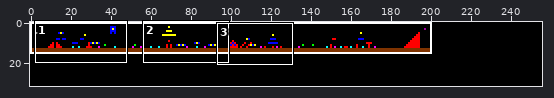
Two versions of one sprite sheet, src/media/maps/Map 1.png. The first picture is a wide view before the edit; the outline marks the close-up.
Close-up. Before:
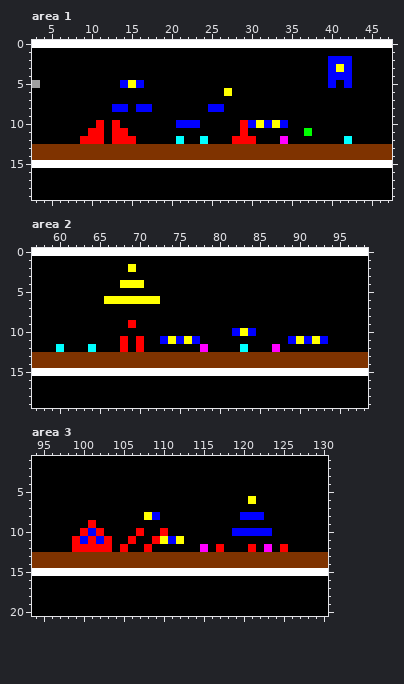
The file is 256x32 pixels. Shown: area 1: x 3..47, y 0..19; area 2: x 57..98, y 0..19; area 3: x 94..130, y 1..20. The commit also changed other parts of the picture, which this record leaves out.
After the commit:
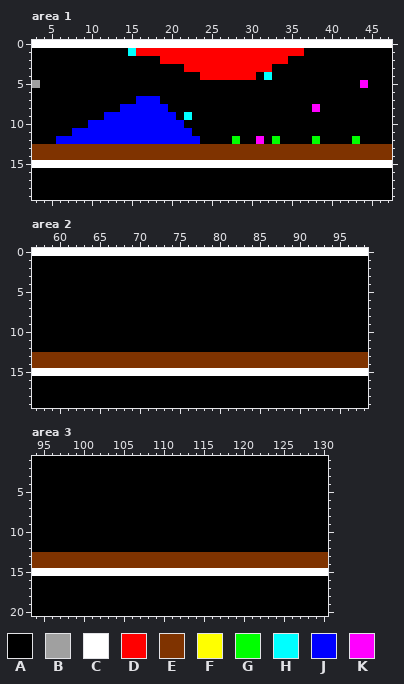
Palette (. is transparent): A #000000  B #a0a0a0  C #ffffff  D #ff0000  E #7f3300  F #ffff00  G #00ff00  H #00ffff  J #0000ff  K #ff00ff
From old to new:
{"where": "area 1"}
{"y":1,"x":15,"old":"AAAAAAAAAAAAAAAAAAAAAA","new":"HDDDDDDDDDDDDDDDDDDDDD"}
{"y":2,"x":19,"old":"AAAAAAAAAAAAAAAA","new":"DDDDDDDDDDDDDDDD"}
{"y":2,"x":40,"old":"JJJ","new":"AAA"}
{"y":3,"x":22,"old":"AAAAAAAAAAA","new":"DDDDDDDDDDD"}
{"y":3,"x":40,"old":"JFJ","new":"AAA"}
{"y":4,"x":24,"old":"AAAAAAA","new":"DDDDDDD"}
{"y":4,"x":32,"old":"A","new":"H"}
{"y":4,"x":40,"old":"JJJ","new":"AAA"}
{"y":5,"x":14,"old":"JFJ","new":"AAA"}
{"y":5,"x":40,"old":"J","new":"A"}
{"y":5,"x":42,"old":"J","new":"A"}
{"y":5,"x":44,"old":"A","new":"K"}
{"y":6,"x":27,"old":"F","new":"A"}
{"y":7,"x":16,"old":"AAA","new":"JJJ"}
{"y":8,"x":13,"old":"J","new":"A"}
{"y":8,"x":15,"old":"A","new":"J"}
{"y":8,"x":18,"old":"AA","new":"JJ"}
{"y":8,"x":25,"old":"JJ","new":"AA"}
{"y":8,"x":38,"old":"A","new":"K"}
{"y":9,"x":12,"old":"AAAAAAAAA","new":"JJJJJJJJJ"}
{"y":9,"x":22,"old":"A","new":"H"}
{"y":10,"x":10,"old":"ADADAAAAAAA","new":"JJJJJJJJJJJ"}
{"y":10,"x":22,"old":"JJ","new":"AA"}
{"y":10,"x":29,"old":"DJFJFJ","new":"AAAAAA"}
{"y":11,"x":8,"old":"AADDADDAAAAAAAA","new":"JJJJJJJJJJJJJJJ"}
{"y":11,"x":29,"old":"D","new":"A"}
{"y":11,"x":37,"old":"G","new":"A"}
{"y":12,"x":6,"old":"AAADDDADDDAAAAAHAAH","new":"JJJJJJJJJJJJJJJJJJA"}
{"y":12,"x":28,"old":"DDDA","new":"GAAK"}
{"y":12,"x":33,"old":"AK","new":"GA"}
{"y":12,"x":38,"old":"A","new":"G"}
{"y":12,"x":42,"old":"HA","new":"AG"}
{"where": "area 2"}
{"y":2,"x":69,"old":"F","new":"A"}
{"y":4,"x":68,"old":"FFF","new":"AAA"}
{"y":6,"x":66,"old":"FFFFFFF","new":"AAAAAAA"}
{"y":9,"x":69,"old":"D","new":"A"}
{"y":10,"x":82,"old":"JFJ","new":"AAA"}
{"y":11,"x":68,"old":"D","new":"A"}
{"y":11,"x":70,"old":"D","new":"A"}
{"y":11,"x":73,"old":"JFJFJ","new":"AAAAA"}
{"y":11,"x":89,"old":"JFJFJ","new":"AAAAA"}
{"y":12,"x":60,"old":"H","new":"A"}
{"y":12,"x":64,"old":"H","new":"A"}
{"y":12,"x":68,"old":"D","new":"A"}
{"y":12,"x":70,"old":"D","new":"A"}
{"y":12,"x":78,"old":"K","new":"A"}
{"y":12,"x":83,"old":"H","new":"A"}
{"y":12,"x":87,"old":"K","new":"A"}
{"where": "area 3"}
{"y":6,"x":121,"old":"F","new":"A"}
{"y":8,"x":108,"old":"FJ","new":"AA"}
{"y":8,"x":120,"old":"JJJ","new":"AAA"}
{"y":9,"x":101,"old":"D","new":"A"}
{"y":10,"x":100,"old":"DJD","new":"AAA"}
{"y":10,"x":107,"old":"D","new":"A"}
{"y":10,"x":110,"old":"D","new":"A"}
{"y":10,"x":119,"old":"JJJJJ","new":"AAAAA"}
{"y":11,"x":99,"old":"DJDJD","new":"AAAAA"}
{"y":11,"x":106,"old":"D","new":"A"}
{"y":11,"x":109,"old":"DFJF","new":"AAAA"}
{"y":12,"x":99,"old":"DDDDD","new":"AAAAA"}
{"y":12,"x":105,"old":"D","new":"A"}
{"y":12,"x":108,"old":"D","new":"A"}
{"y":12,"x":115,"old":"K","new":"A"}
{"y":12,"x":117,"old":"D","new":"A"}
{"y":12,"x":121,"old":"D","new":"A"}
{"y":12,"x":123,"old":"K","new":"A"}
{"y":12,"x":125,"old":"D","new":"A"}
{"label":"changed","picture_box":[56,48,368,144]}
{"label":"changed","picture_box":[56,264,328,352]}
{"label":"changed","picture_box":[72,496,288,552]}
